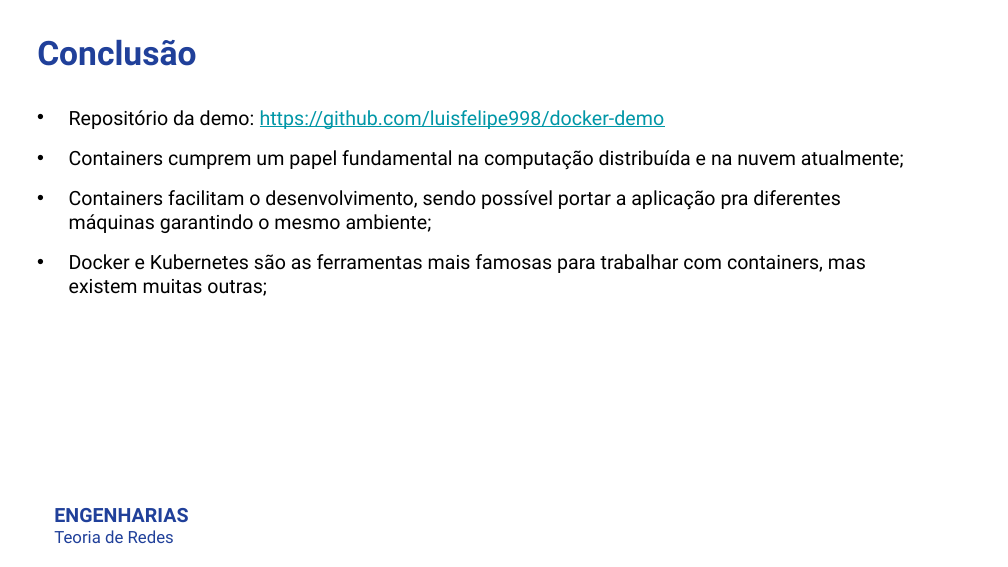
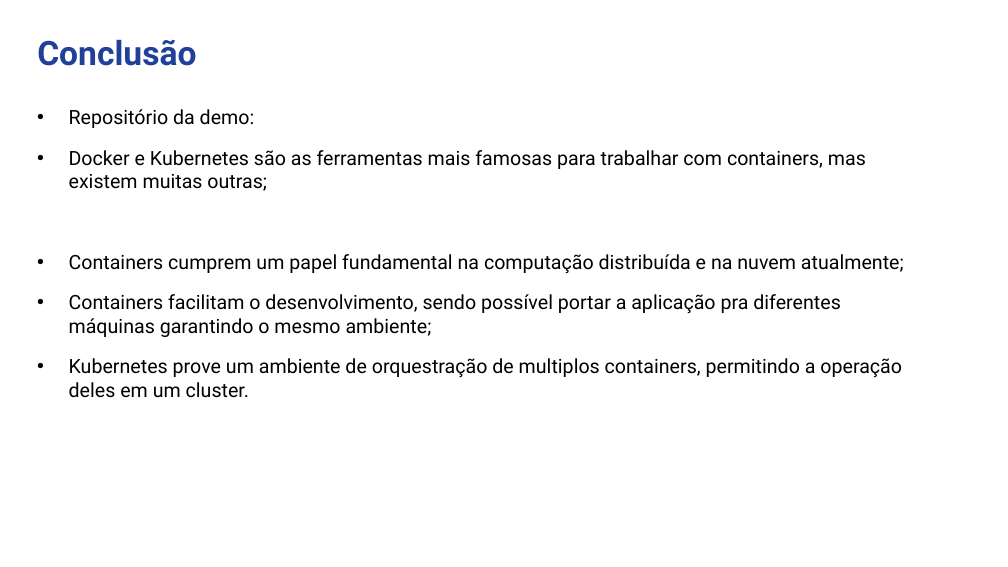
Before and after one commit to luisfelipe998/docker-kubernetes-arq-com-2, a slide deck: slide 30 of FelipeDrumm_FernandoCipriano_LuisFelipeBorsoi_GB.pptx (slide 29 before the commit). Drawn at 1008x567 pixels with LibreOffice and Linux fonts; fonts in the diff are those of the drawing. Boxes give left, top, right and bottom in pixels: in the first picture for what was removed or moved away, otherwise in the second. Text is boxed around its words. In the diff, an @@ line names an element or a change of style, - is before the commit and + after.

```diff
--- a/FelipeDrumm_FernandoCipriano_LuisFelipeBorsoi_GB.pptx
+++ b/FelipeDrumm_FernandoCipriano_LuisFelipeBorsoi_GB.pptx
@@ text at box(69, 109, 866, 191): text changed; text colour #0097A7 to #000000 @@
-• Repositório da demo: https://github.com/luisfelipe998/docker-demo
+• Repositório da demo:
+• Docker e Kubernetes são as ferramentas mais famosas para trabalhar com containers, mas existem muitas outras;
@@ text at box(69, 358, 902, 398): text changed @@
-• Docker e Kubernetes são as ferramentas mais famosas para trabalhar com containers, mas existem muitas outras;
+• Kubernetes prove um ambiente de orquestração de multiplos containers, permitindo a operação deles em um cluster.
@@ text removed at box(54, 508, 188, 543) @@
-ENGENHARIAS
-Teoria de Redes
```
Also in this commit, not shown: 25 other slides changed, 5 slides added, 4 slides removed.
